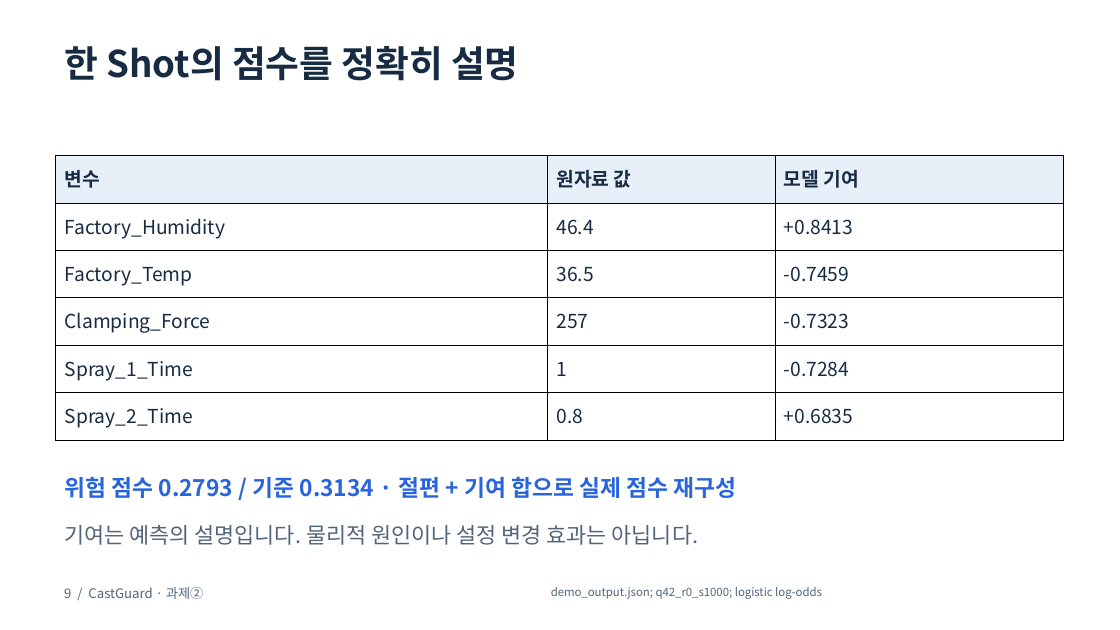
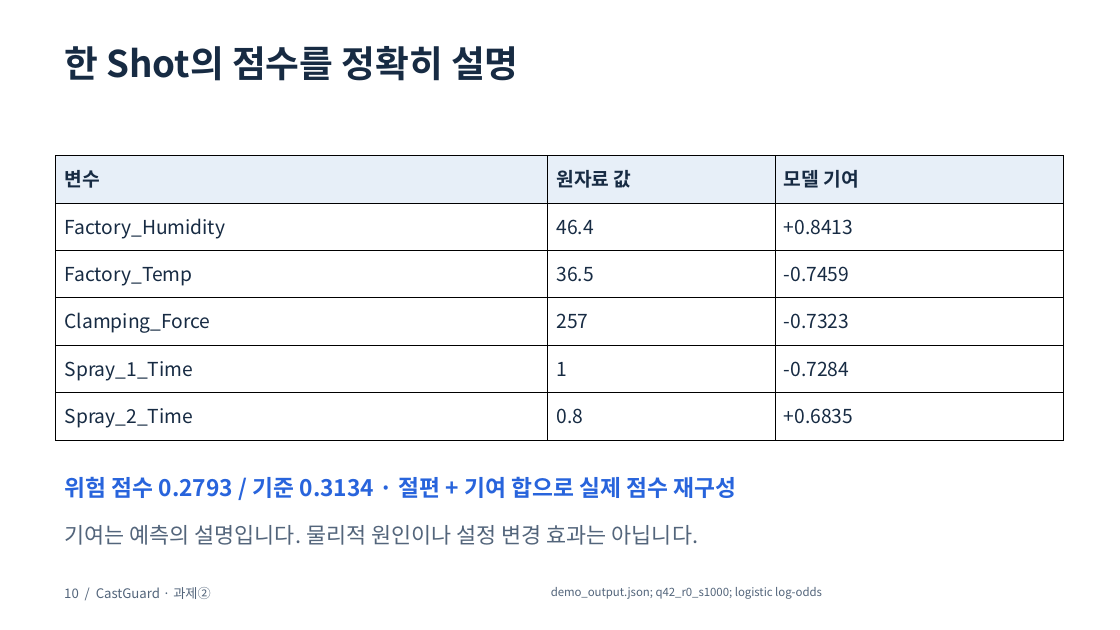
Before and after one commit to CastGuard/castguard, a slide deck: slide 10 of submission/CastGuard_presentation.pptx (slide 9 before the commit). Drawn at 1120x630 pixels with LibreOffice and Linux fonts; fonts in the diff are those of the drawing. Boxes give left, top, right and bottom in pixels: in the first picture for what was removed or moved away, otherwise in the second. Text is boxed around its words. In the diff, an @@ line names an element or a change of style, - is before the commit and + after.

```diff
--- a/submission/CastGuard_presentation.pptx
+++ b/submission/CastGuard_presentation.pptx
@@ text at (64,587,210,599): text changed @@
-9 / CastGuard · 과제②
+10 / CastGuard · 과제②
```
Also in this commit, not shown: 11 other slides changed, 5 slides added, 1 slide removed, 49 other files.
